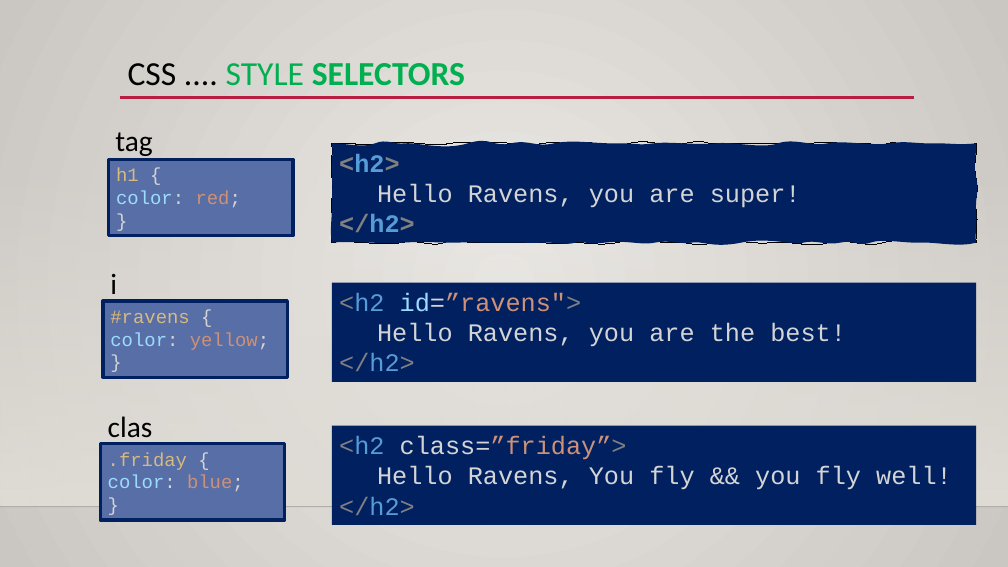
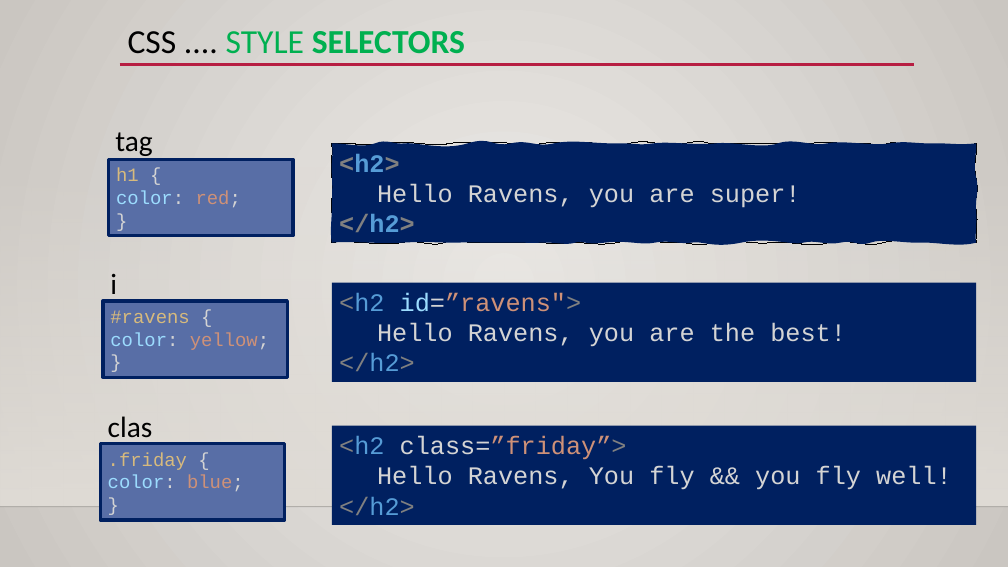
Before and after one commit to malikme3/ravens-test, a slide deck: slide 22 of Vikas-resume-01-25-12.pptx (slide 23 before the commit). Drawn at 1008x567 pixels with LibreOffice and Linux fonts; fonts in the diff are those of the drawing; background and template pictures are left out. Boxes give left, top, right and bottom in pixels: in the first picture for what was removed or moved away, otherwise in the second. Text is boxed around its words. In the diff, an @@ line names an element or a change of style, - is before the commit and + after.

```diff
--- a/Vikas-resume-01-25-12.pptx
+++ b/Vikas-resume-01-25-12.pptx
@@ title "CSS .... STYLE SELECTORS" moved from (x1=128, y1=63, x2=465, y2=86) to (x1=128, y1=31, x2=465, y2=54) @@
@@ line moved from (119, 98) - (914, 98) to (119, 65) - (914, 65) @@
```
Also in this commit, not shown: 12 other slides changed.
